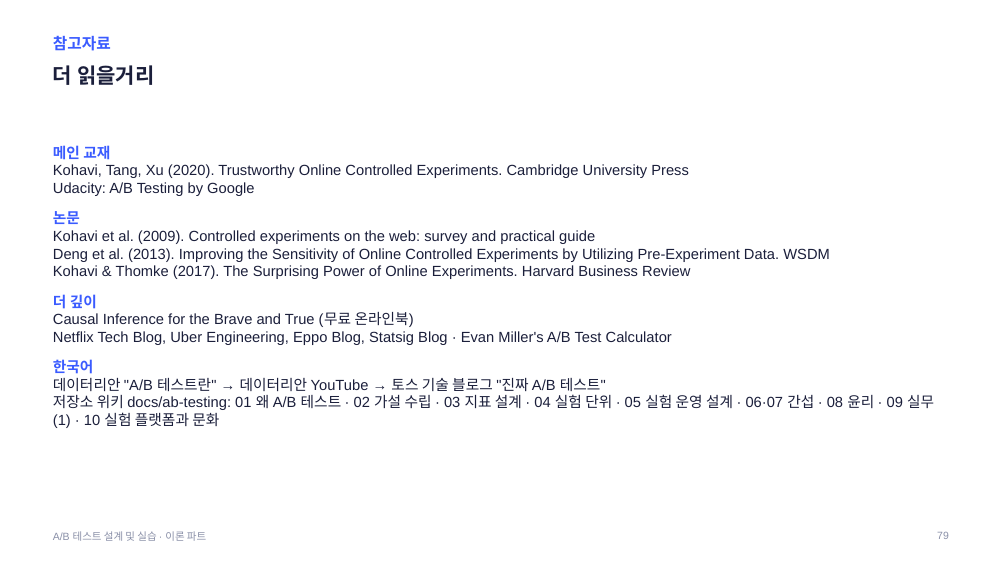
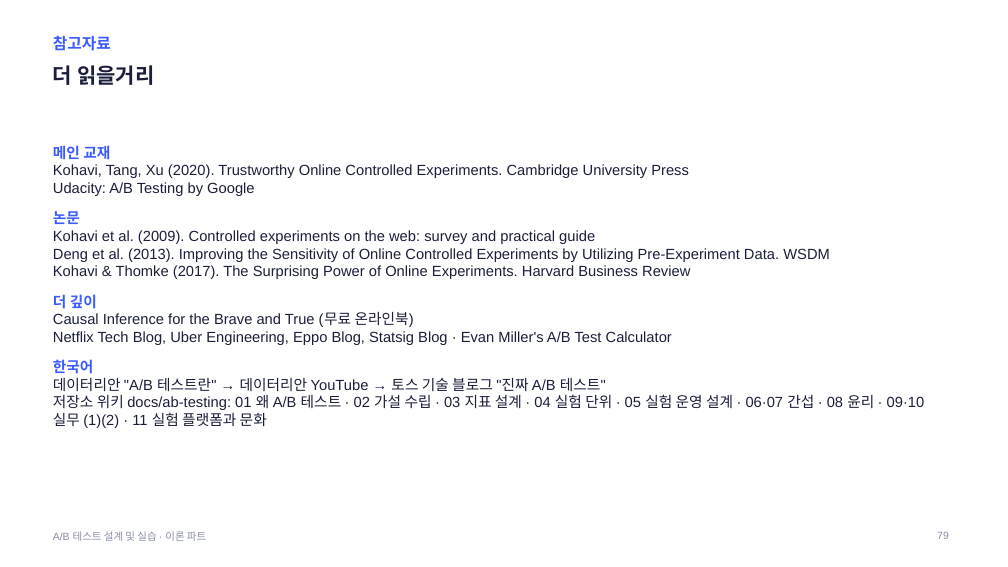
Before and after one commit to kkamret/quickmart-lab-rats, a slide deck: slide 79 of docs/lecture/ab-testing-theory.pptx. Drawn at 1008x567 pixels with LibreOffice and Linux fonts; fonts in the diff are those of the drawing. Boxes give left, top, right and bottom in pixels: in the first picture for what was removed or moved away, otherwise in the second. Text is boxed around its words. In the diff, an @@ line names an element or a change of style, - is before the commit and + after.

Commit message:
docs: 위키에 A/B 테스트 실무 (2) 개요 추가
- 10 A/B 테스트 실무 (2) 실무 함정과 대응 추가 (원문 작성 전이라 추천 목차를 소제목 구조로 옮긴 개요)
- 실험 플랫폼 글을 11편으로 이동하고 링크·목차 수정
- 이론 PPT의 위키 편 번호 참조와 가이드 기록 갱신

Refs #10

```diff
--- a/docs/lecture/ab-testing-theory.pptx
+++ b/docs/lecture/ab-testing-theory.pptx
@@ text at [53, 394, 925, 428]: text changed @@
-저장소 위키 docs/ab-testing: 01 왜 A/B 테스트 · 02 가설 수립 · 03 지표 설계 · 04 실험 단위 · 05 실험 운영 설계 · 06·07 간섭 · 08 윤리 · 09 실무 (1) · 10 실험 플랫폼과 문화
+저장소 위키 docs/ab-testing: 01 왜 A/B 테스트 · 02 가설 수립 · 03 지표 설계 · 04 실험 단위 · 05 실험 운영 설계 · 06·07 간섭 · 08 윤리 · 09·10 실무 (1)(2) · 11 실험 플랫폼과 문화
```
Also in this commit, not shown: 5 other slides changed, 7 other files.
